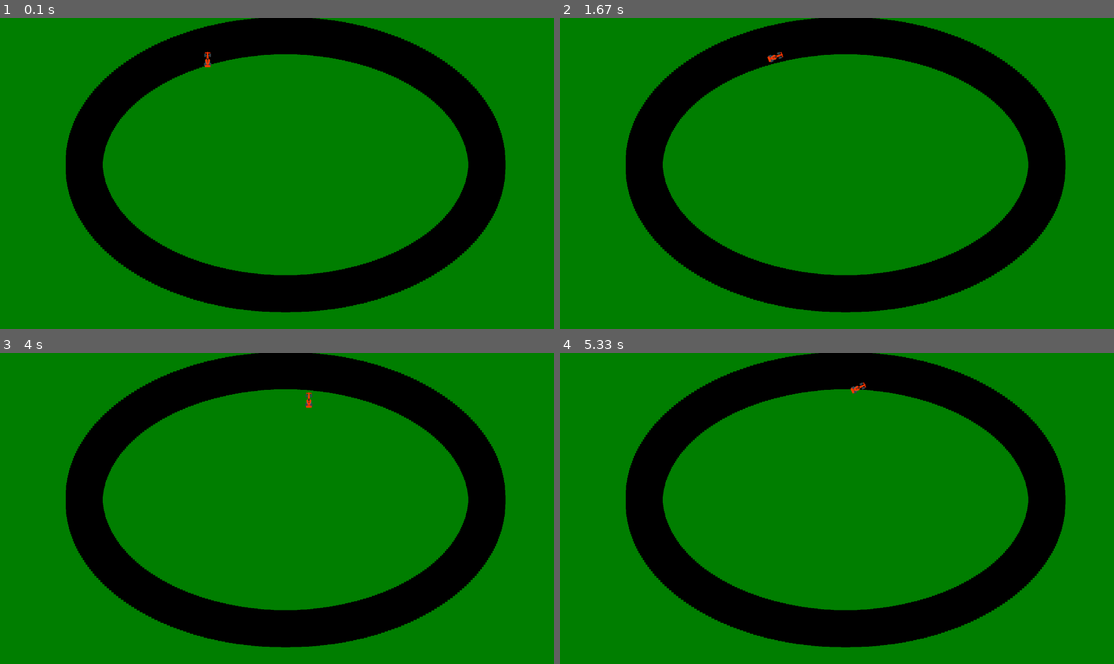
Above: before the commit, frames 1-4 (two rows, left to right).
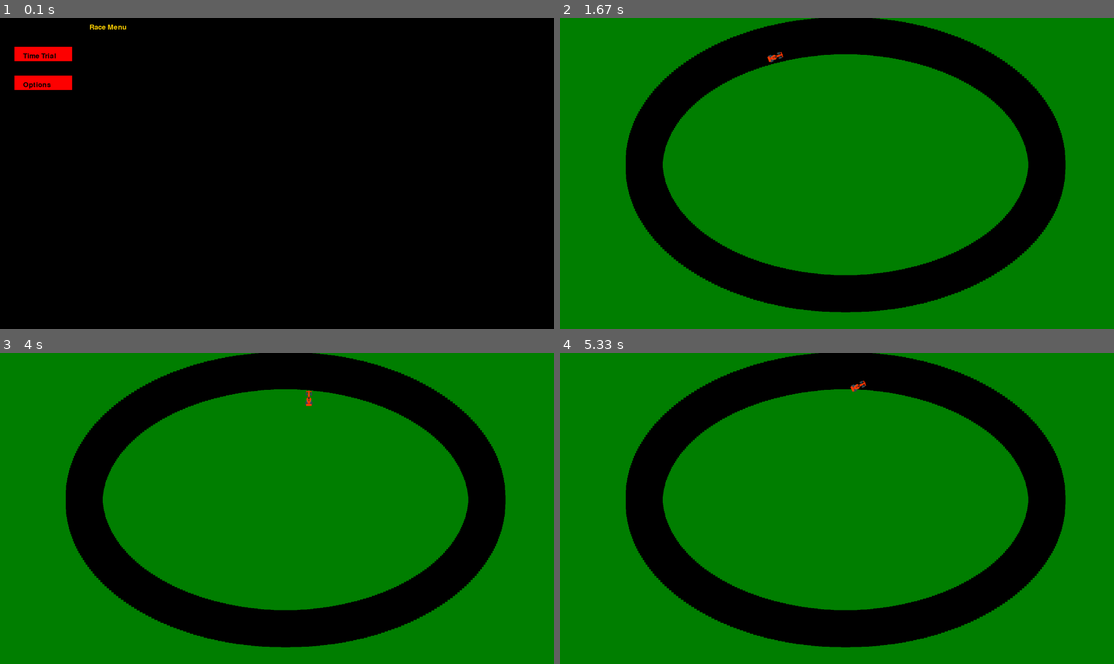
Above: after the commit, the same moments.

Repository: Vishvak365/Karting-Pros
Game: pygame game, started from main.py
The game is run twice, just before and just after one commit, with the same random seed, the same clock (stepped at 60 frames per second) and the same inputs.
Inputs (mouse positions are in pixels of both pictures, inside the frame that each line leads up to):
- Up to frame 1 (0.1 s): no input
- Up to frame 2 (1.67 s): click (604, 52) at 0.38 s, where only the run after the commit has a clickable "Time Trial"; click (587, 55) at 0.72 s; hold Right 1-1.47 s; move the mouse to (665, 126) at 1.03 s; hold Up from 1.5 s (still down)
- Up to frame 3 (4 s): release Up at 1.8 s; hold Right 1.83-2.3 s; hold Left 2.33-2.87 s; hold Down 2.9-3.2 s; hold Left 3.23-3.63 s; hold Up from 3.67 s (still down); tap Space at 3.73 s
- Up to frame 4 (5.33 s): release Up at 4.03 s; hold Right 4.07-4.7 s; tap Space at 4.13, 4.43, 4.8, 5.2 s; hold Down 4.73-5.1 s; hold Left from 5.13 s (still down)

The runs differ from the first frame. In frame 1, 77% of the frame differs, in the area x 0-100%, y 0-100%; in frame 2, nothing differs; in frame 3, less than 0.1%; in frame 4, less than 0.1%.

Commit message:
Main Menu Integrated with main game loop

Diff:
--- a/main.py
+++ b/main.py
@@ -3,6 +3,7 @@
 import screen
 import track
 import time
+import mainmenu
 from car import Car
 from pygame.locals import *
 import sys
@@ -22,7 +23,7 @@
     car_group = pygame.sprite.Group(car)
 
     pad_group = track1.getPads()
-
+    mainmenu.main_menu(display_surface)
     while True:
         # Draw the Track
         display_surface.fill(white)
@@ -30,6 +31,8 @@
 
         deltat = clock.tick(30)
         for event in pygame.event.get():
+            if event.type == QUIT:
+                sys.exit(0)
             if not hasattr(event, 'key'):
                 continue
             down = event.type == KEYDOWN
--- /dev/null
+++ b/mainmenu.py
@@ -0,0 +1,113 @@
+# This is a sample Python script.
+import pygame, sys
+from pygame import *
+#pygame.init()
+pygame.font.init()
+#size = (700, 500)
+#pygame.display.set_caption("My Game")
+#screen = pygame.display.set_mode(size)
+title = pygame.font.SysFont(None, 36)
+track = pygame.image.load('images/track.png')
+track = transform.scale(track, (100, 100))
+# Define some colors
+BLACK = ( 0, 0, 0)
+WHITE = ( 255, 255, 255)
+GREEN = ( 0, 255, 0)
+RED = ( 255, 0, 0)
+YELLOW = (255, 211, 0)
+# The loop will carry on until the user exit the game (e.g. clicks the close button).
+
+
+# The clock will be used to control how fast the screen updates
+clock = pygame.time.Clock()
+def text(text, font, color, surface, x, y):
+    textobj = title.render(text, 1, color)
+    textrec = textobj.get_rect()
+    textrec.topleft = (x, y)
+    surface.blit(textobj, textrec)
+# -------- Main Program Loop -----------
+def main_menu(screen):
+    carryOn = True
+    while carryOn:
+        # --- Main event loop
+
+        mx, my = pygame.mouse.get_pos()
+        button1col = RED
+        button2col = RED
+        button1 = pygame.Rect(50, 100, 200, 50)
+        button2 = pygame.Rect(50, 200, 200, 50)
+
+        if button1.collidepoint((mx, my)):
+            button1col = YELLOW
+            if click:
+                if pick_track(screen):
+                    break
+        if button2.collidepoint((mx, my)):
+            button2col = YELLOW
+            if click:
+                options(screen)
+        screen.fill(BLACK)
+        text('Race Menu', title, YELLOW, screen, 310, 20)
+        pygame.draw.rect(screen, button1col, button1)
+        pygame.draw.rect(screen, button2col, button2)
+        text('Time Trial', font, BLACK, screen, 80, 120)
+        text('Options', font, BLACK, screen, 80, 220)
+        click = False
+        for event in pygame.event.get():  # User did something
+            if event.type == pygame.QUIT:  # If user clicked close
+                carryOn = False  # Flag that we are done so we exit this loop
+            if event.type == pygame.KEYDOWN:
+                if event.key == pygame.K_ESCAPE:
+                    carryOn = False
+            if event.type == pygame.MOUSEBUTTONDOWN:
+                if event.button == 1:
+                    click = True
+
+        pygame.display.update()
+        clock.tick(60)
+    # once main loop exits
+def pick_track(screen):
+    click = False
+    in_opts = True
+    screen.fill(BLACK)
+    text('Pick Track', title, YELLOW, screen, 20, 20)
+    while in_opts:
+        mx, my = pygame.mouse.get_pos()
+        for event in pygame.event.get():  # User did something
+            if event.type == pygame.QUIT:  # If user clicked close
+                pygame.quit()  # Flag that we are done so we exit this loop
+            if event.type == pygame.KEYDOWN:
+                if event.key == pygame.K_ESCAPE:
+                    in_opts = False
+            if event.type == pygame.MOUSEBUTTONDOWN:
+                if event.button == 1:
+                    click = True
+
+        trackCollide = pygame.Rect(40, 70, 120, 120);
+        track_select_col = BLACK
+        if trackCollide.collidepoint((mx, my)):
+            track_select_col = YELLOW
+            if click:
+                in_opts = False
+                return True
+
+        draw.rect(screen, track_select_col, trackCollide)
+        screen.blit(track, (50, 80))
+        pygame.display.update()
+        clock.tick(60)
+    return False
+
+def options(screen):
+    in_opts = True
+    screen.fill(BLACK)
+    text('Options', title, YELLOW, screen, 20, 20)
+    while in_opts:
+        for event in pygame.event.get():  # User did something
+            if event.type == pygame.QUIT:  # If user clicked close
+                pygame.quit()  # Flag that we are done so we exit this loop
+            if event.type == pygame.KEYDOWN:
+                if event.key == pygame.K_ESCAPE:
+                    in_opts = False
+
+        pygame.display.update()
+        clock.tick(60)
